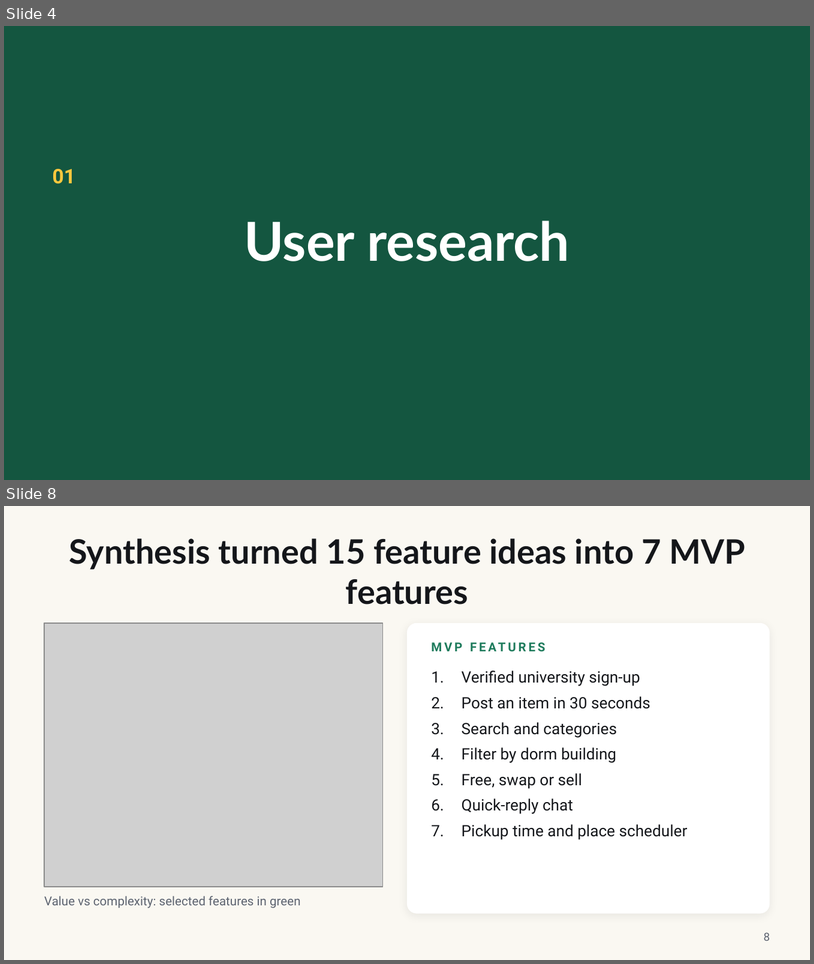
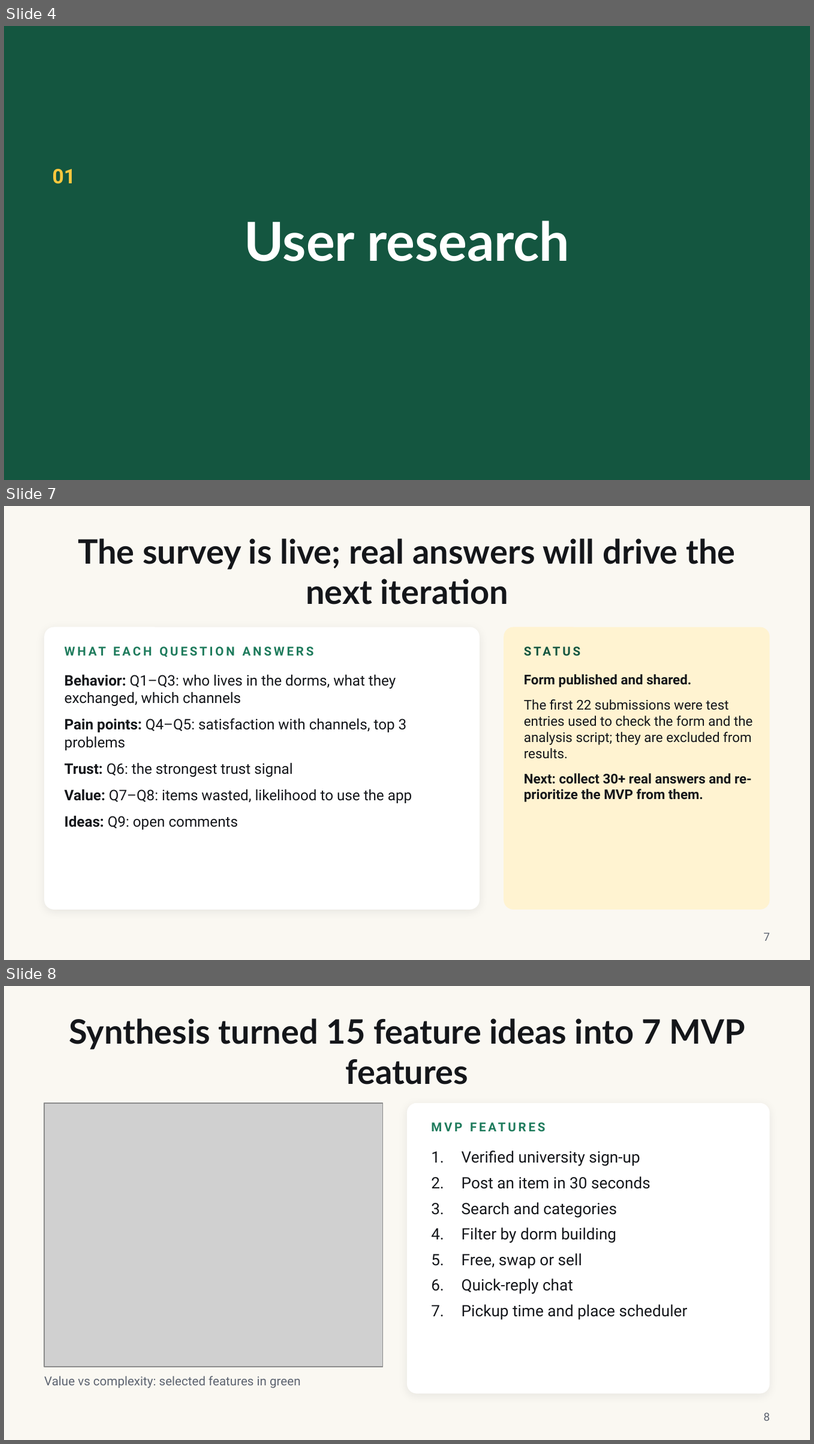
Before and after one commit to escalopa/campusswap, a slide deck: docs/assets/campusswap-case-study.pptx. Shown one above the other, each under a label of ours: slides 4 and 8 before the commit, slides 4, 7 and 8 after it; the slides between them are not shown. The pictures are 814x964 and 814x1444 pixels, drawn with LibreOffice and Linux fonts; fonts in the diff are those of the drawing; grey boxes stand for pictures. Boxes give left, top, right and bottom in pixels: in the first picture for what was removed or moved away, otherwise in the second. Text is boxed around its words. In the diff, an @@ line names an element or a change of style, - is before the commit and + after.

```diff
--- a/docs/assets/campusswap-case-study.pptx
+++ b/docs/assets/campusswap-case-study.pptx
@@ slide 7 added at (x1=4, y1=506, x2=810, y2=960), background #FAF8F2 @@
@@ title added at (x1=78, y1=538, x2=735, y2=604), 30 pt, text #14161A, bold @@
+The survey is live; real answers will drive the next iteration
@@ rounded rectangle added at (x1=44, y1=627, x2=480, y2=909), fill #FFFFFF @@
@@ rounded rectangle added at (x1=504, y1=627, x2=770, y2=909), fill #FFF3D1 @@
@@ text added at (x1=65, y1=643, x2=468, y2=663), 11 pt, text #1E7B5C, bold @@
+WHAT EACH QUESTION ANSWERS
@@ text added at (x1=524, y1=643, x2=750, y2=663), 11 pt, text #145640, bold @@
+STATUS
@@ text added at (x1=65, y1=674, x2=412, y2=829), 13 pt, text #14161A @@
+Behavior: Q1–Q3: who lives in the dorms, what they exchanged, which channels
+Pain points: Q4–Q5: satisfaction with channels, top 3 problems
+Trust: Q6: the strongest trust signal
+Value: Q7–Q8: items wasted, likelihood to use the app
+Ideas: Q9: open comments
@@ text added at (x1=524, y1=674, x2=753, y2=802), 12 pt, text #14161A @@
+Form published and shared.
+The first 22 submissions were test entries used to check the form and the analysis script; they are excluded from results.
+Next: collect 30+ real answers and re-prioritize the MVP from them.
@@ page number added at (x1=764, y1=932, x2=770, y2=940), 10 pt, text #5C6370 @@
+7
```
Also in this commit, not shown: 3 slides changed, 1 slide removed, 3 other files.
